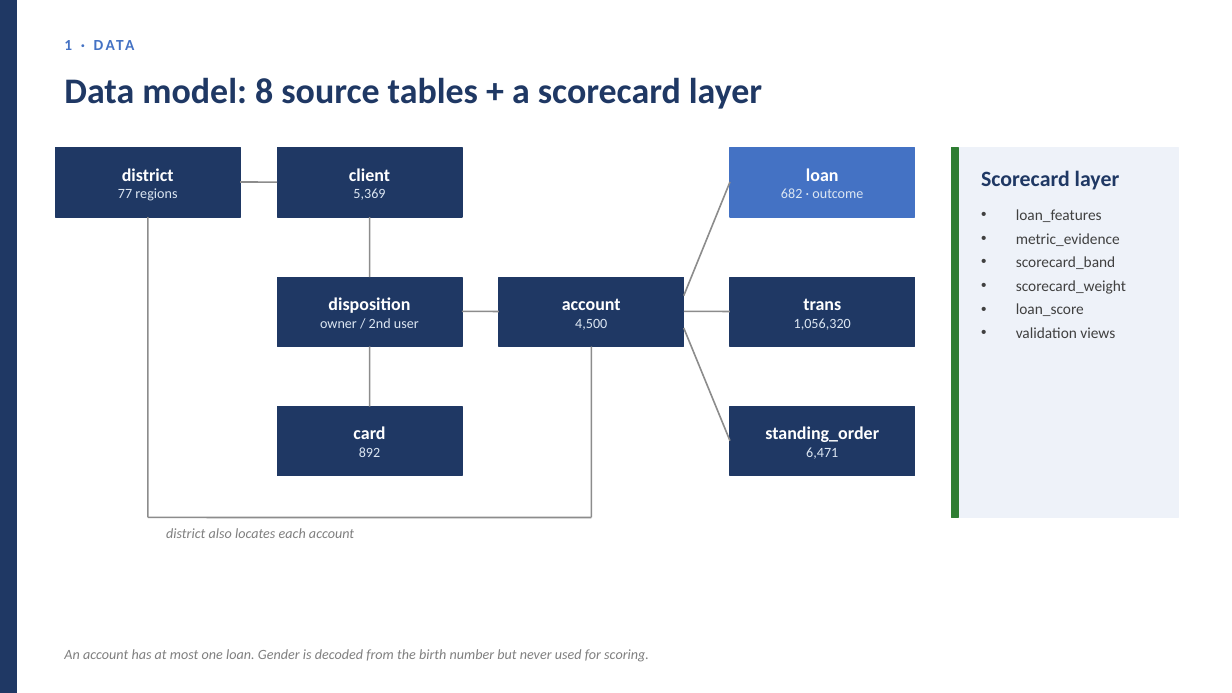
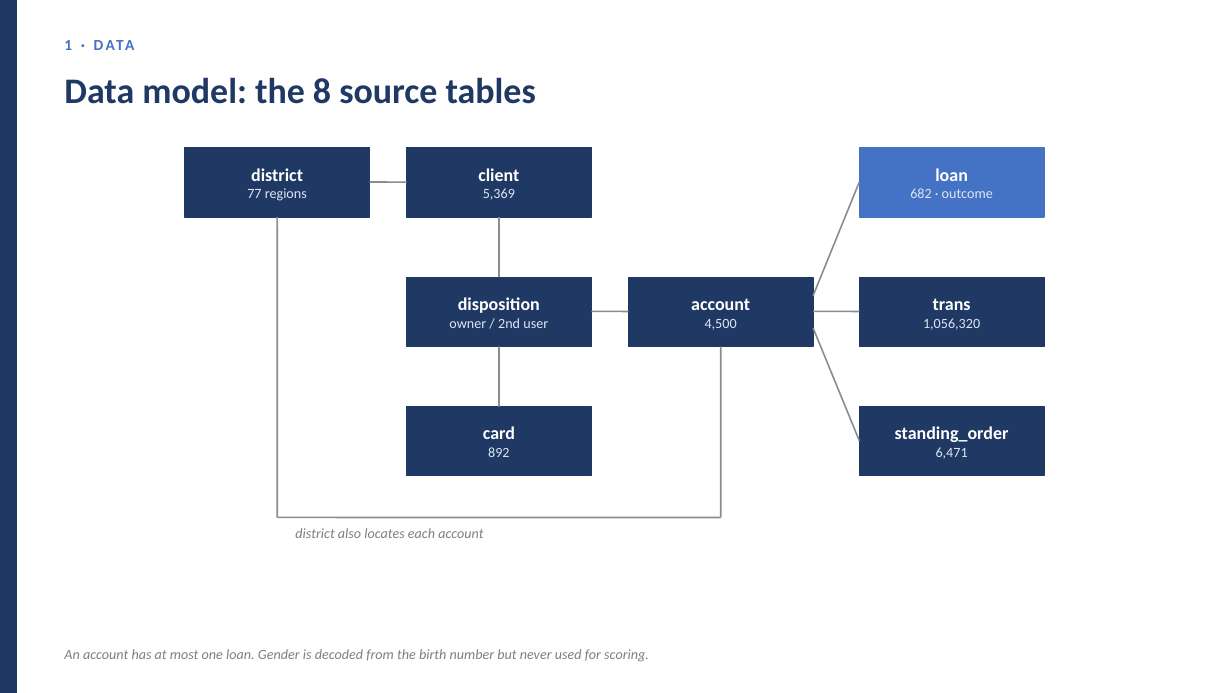
Before and after one commit to huotrithy/da-assignment-risk-scoring, a slide deck: slide 10 of docs/Final_Presentation.pptx. Drawn at 1232x693 pixels with LibreOffice and Linux fonts; fonts in the diff are those of the drawing. Boxes give left, top, right and bottom in pixels: in the first picture for what was removed or moved away, otherwise in the second. Text is boxed around its words. In the diff, an @@ line names an element or a change of style, - is before the commit and + after.

```diff
--- a/docs/Final_Presentation.pptx
+++ b/docs/Final_Presentation.pptx
@@ text at box(64, 77, 536, 104): text changed @@
-Data model: 8 source tables + a scorecard layer
+Data model: the 8 source tables
@@ rectangle: place and size @@
-rectangle at box(277, 148, 462, 217)
+rectangle at box(185, 148, 370, 217)
@@ rectangle: place and size @@
-rectangle at box(55, 148, 240, 217)
+rectangle at box(407, 148, 592, 217)
@@ rectangle removed at box(952, 148, 1178, 518) @@
@@ rectangle removed at box(952, 148, 958, 518) @@
@@ text removed at box(981, 170, 1120, 190) @@
-Scorecard layer
@@ text removed at box(1016, 209, 1126, 338) @@
-• loan_features
-• metric_evidence
-• scorecard_band
-• scorecard_weight
-• loan_score
-• validation views
@@ rectangle: place and size @@
-rectangle at box(499, 277, 684, 347)
+rectangle at box(407, 277, 592, 347)
@@ rectangle: place and size @@
-rectangle at box(730, 277, 915, 347)
+rectangle at box(628, 277, 813, 347)
@@ rectangle: place and size @@
-rectangle at box(277, 277, 462, 347)
+rectangle at box(860, 277, 1044, 347)
@@ 10 lines, 9 texts, 3 rectangles: place and size @@
-10 lines, 9 texts, 3 rectangles at box(118, 148, 915, 538)
+10 lines, 9 texts, 3 rectangles at box(247, 148, 1044, 538)
```
Also in this commit, not shown: 25 other slides changed, 1 slide added, 34 other files.
